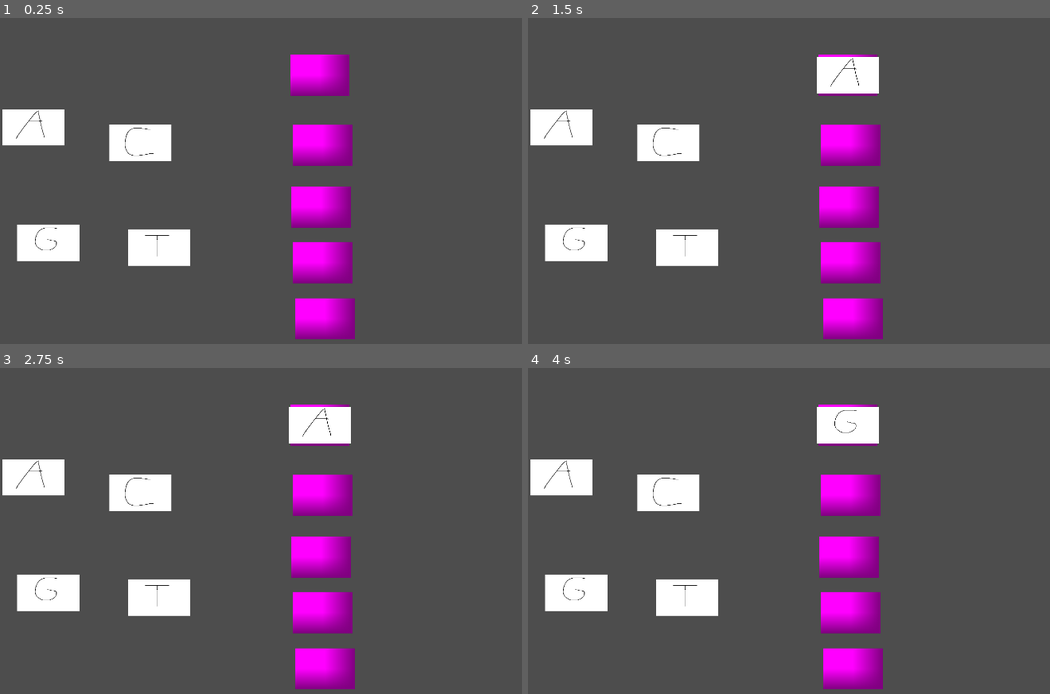
Above: before the commit, frames 1-4 (two rows, left to right).
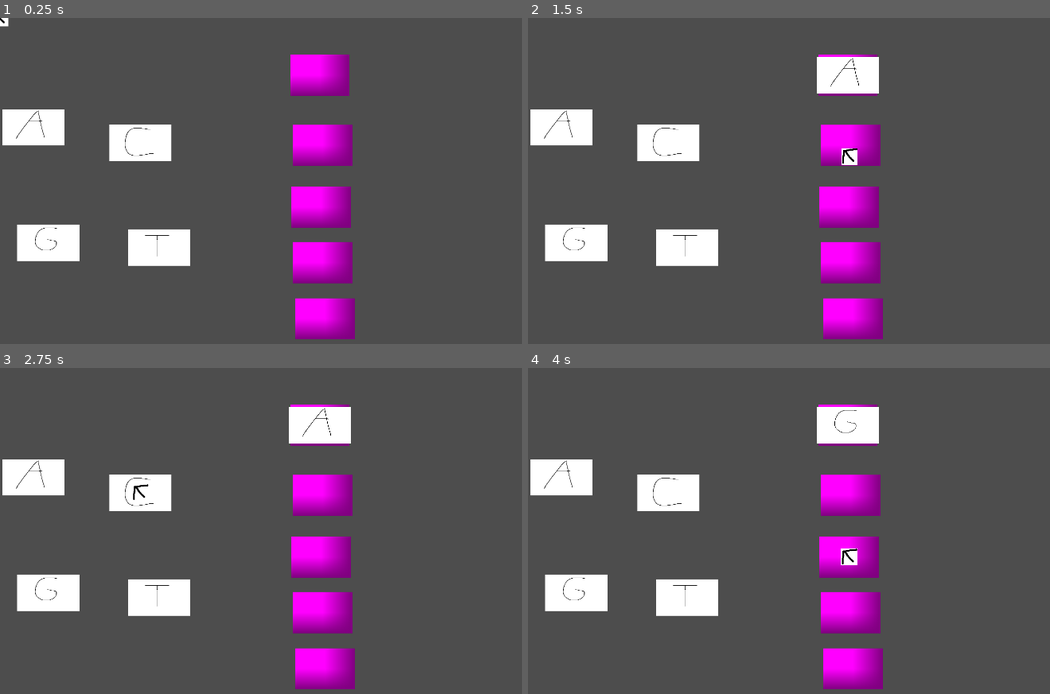
Above: after the commit, the same moments.

Repository: LuisEnriqueCabelloBlanco/ComJamOn26
Game: Godot game, scene res://Scenes/MutationScene.tscn
Same seed, same stepped clock (60 frames per second), same inputs: the game is played once before the commit and once after it. This scene is started directly instead of the project's main scene.
Inputs (mouse positions are in pixels of both pictures, inside the frame that each line leads up to):
- Up to frame 1 (0.25 s): no input
- Up to frame 2 (1.5 s): tap Enter at 0.5 s; drag from (559, 128) to (846, 76) at 0.52 s; drag from (846, 76) to (851, 317) at 1.27 s
- Up to frame 3 (2.75 s): tap Space (jump) at 2 s; move the mouse to (140, 491) at 2.02 s; hold A (left) from 2.03 s (still down); tap V (Vision nocturna) at 2.1 s; click (140, 491) at 2.17 s
- Up to frame 4 (4 s): release A (left) at 2.75 s; tap Enter at 2.75 s; drag from (574, 592) to (846, 426) at 2.77 s; drag from (846, 426) to (851, 557) at 3.52 s

The runs differ from the first frame. In frame 1, less than 0.1% of the frame differs, in the area x 0-2%, y 0-3%; in frame 2, 0.2%; in frame 3, less than 0.1%; in frame 4, 0.2%, in the area x 59-64%, y 55-61%.

Commit message:
raton cosa

Diff:
--- a/adn/Scenes/MutationScene.tscn
+++ b/adn/Scenes/MutationScene.tscn
@@ -1,12 +1,16 @@
 [gd_scene format=3 uid="uid://cxwddtxxobei"]
 
+[ext_resource type="Script" uid="uid://cukspc1hegh3i" path="res://Scripts/MutationSceneController.gd" id="1_i2nsj"]
 [ext_resource type="PackedScene" uid="uid://crqqouuu8uq86" path="res://Scenes/AdnCosas/Adn.tscn" id="1_ngeey"]
 [ext_resource type="PackedScene" uid="uid://d0gqxwn20pbi2" path="res://Scenes/AdnCosas/base_holder.tscn" id="2_jkokn"]
 [ext_resource type="PackedScene" uid="uid://dn85q4tl7ugwb" path="res://Scenes/AdnCosas/Bases/Citosina.tscn" id="4_st64n"]
 [ext_resource type="PackedScene" uid="uid://cltk82rjxcc76" path="res://Scenes/AdnCosas/Bases/Guanina.tscn" id="5_pw4gx"]
 [ext_resource type="PackedScene" uid="uid://cuxlll7dmv5sc" path="res://Scenes/AdnCosas/Bases/Timina.tscn" id="6_tmaqv"]
+[ext_resource type="Texture2D" uid="uid://dnd284sqn8b2k" path="res://Assets/PlaceholdersGuapos/cursor.png" id="7_st64n"]
+[ext_resource type="Script" uid="uid://bpa2rutunusot" path="res://Scripts/cursor.gd" id="8_pw4gx"]
 
-[node name="MutationScene" type="Node2D" unique_id=1112628153]
+[node name="MutationScene" type="Node2D" unique_id=1486565592]
+script = ExtResource("1_i2nsj")
 
 [node name="Adn" parent="." unique_id=815589405 instance=ExtResource("1_ngeey")]
 
@@ -24,3 +28,7 @@
 [node name="Holder4" parent="." unique_id=876302710 instance=ExtResource("2_jkokn")]
 position = Vector2(480, 694)
 baseScene = ExtResource("6_tmaqv")
+
+[node name="cursor" type="Sprite2D" parent="." unique_id=538416078]
+texture = ExtResource("7_st64n")
+script = ExtResource("8_pw4gx")
--- /dev/null
+++ b/adn/Scripts/MutationSceneController.gd
@@ -0,0 +1,7 @@
+extends Node
+
+func _ready() -> void:
+	pass
+
+func _process(delta: float) -> void:
+	pass
--- /dev/null
+++ b/adn/Scripts/cursor.gd
@@ -0,0 +1,23 @@
+extends Sprite2D
+
+func _ready() -> void:
+	HideMouseAndShowNewCursor(true)
+
+func _input(event: InputEvent) -> void:
+	if event is InputEventMouseMotion:
+		position = get_global_mouse_position()
+		var viewport = get_viewport_rect()
+		if !viewport.has_point(get_global_mouse_position()):
+			HideMouseAndShowNewCursor(false)
+		else:
+			HideMouseAndShowNewCursor(true)
+		position.x = clamp(position.x, viewport.position.x, viewport.end.x)
+		position.y = clamp(position.y, viewport.position.y, viewport.end.y)
+
+func HideMouseAndShowNewCursor(b : bool):
+	if b:
+		visible = true;
+		Input.mouse_mode = Input.MOUSE_MODE_HIDDEN
+	else:
+		visible = false;
+		Input.mouse_mode = Input.MOUSE_MODE_VISIBLE
Binary file added: adn/Assets/PlaceholdersGuapos/cursor.png
Not shown, added: adn/Assets/PlaceholdersGuapos/cursor.png.import
Not shown, added: adn/Scripts/MutationSceneController.gd.uid
Not shown, added: adn/Scripts/cursor.gd.uid
